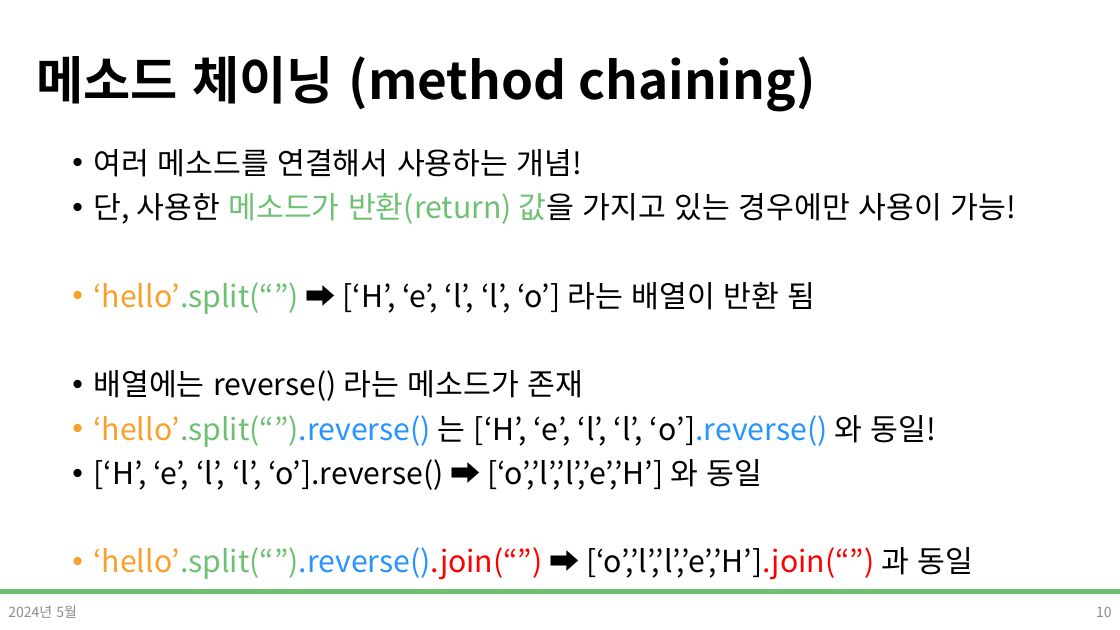
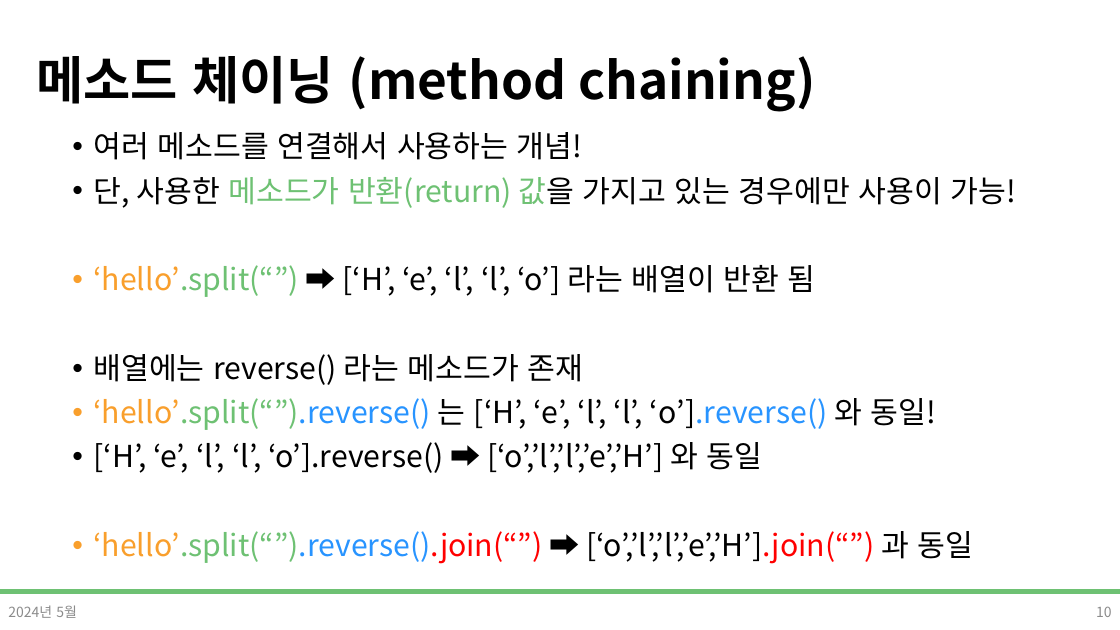
Before and after one commit to DevDamon0527/SeSAC_Yeongdeungpo_Campus_6th, a slide deck: slide 10 of material/[SeSAC_YDP_6] 04_4_Javascript.pptx. Drawn at 1120x630 pixels with LibreOffice and Linux fonts; fonts in the diff are those of the drawing; background and template pictures are left out. Boxes give left, top, right and bottom in pixels: in the first picture for what was removed or moved away, otherwise in the second. Text is boxed around its words. In the diff, an @@ line names an element or a change of style, - is before the commit and + after.

```diff
--- a/material/[SeSAC_YDP_6] 04_4_Javascript.pptx
+++ b/material/[SeSAC_YDP_6] 04_4_Javascript.pptx
@@ text "여러 메소드를 연결해서 사용하는 개념!": place and size @@
-text "여러 메소드를 연결해서 사용하는 개념!" at (93,149,1016,580)
+text "여러 메소드를 연결해서 사용하는 개념!" at (93,132,1016,564)
```
Also in this commit, not shown: 5 other slides changed, 7 other files.
